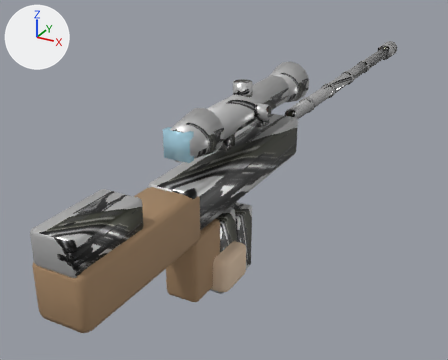
Renders of the glTF model public/assets/models/weapons/sniper.glb from each side of a commit.
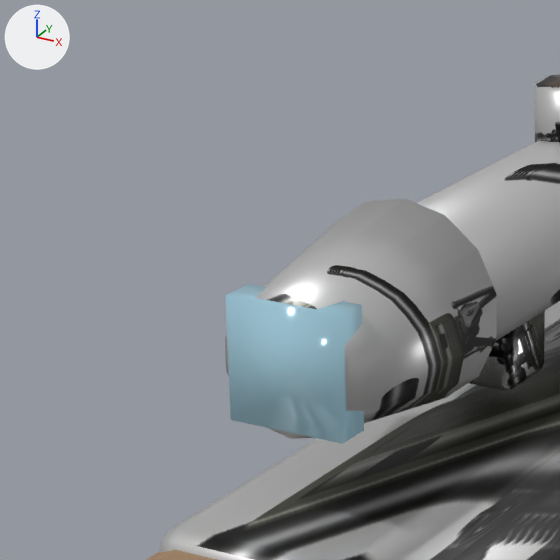
There are two pictures of each version: one whole from a 50 mm lens placed at (0.277, -0.522, 0.23), pointed at (-0.068, 0.105, -0.084), one close up on the part from 25% to 53% of the width and 17% to 53% of the height. Arrows for +X, +Y and +Z are at upper left; the lights stay in place. The older version's two pictures come first. Where no turn or scale is listed for an object, it has been applied to the vertices.

The older version as bpy lines, for what is in view:
```python
mat_glass = principled_material('glass')
mat_glass.base_color = (0.3, 0.5, 0.6)  # cyan #95bccb
mat_glass.metallic = 0.1
mat_glass.roughness = 0.12
mat_glass.emission_color = (0.06, 0.1, 0.12)  # dark cyan #455961
mat_glass.emission_strength = 1.0
me_cube = bpy.data.meshes.new('Cube')
me_cube.from_pydata(...)  # 748 vertices, 1412 faces; spans x -0.024..0.033, y -0.26..0.6, z -0.134..0.07
# faces by material slot: [568, 216, 496, 12, 12, 108]
me_cube.materials.append(mat_dark)  # picture img_sniper_ref
me_cube.materials.append(mat_wood)  # brown #a68665
me_cube.materials.append(mat_steel)  # picture img_sniper_ref
me_cube.materials.append(mat_glass)  # cyan #95bccb
me_cube.materials.append(mat_glow)  # red #ff7661, glowing red #ff7661
me_cube.materials.append(mat_skin)  # beige #e2c8ad
ob_weaponmesh = bpy.data.objects.new('WeaponMesh', me_cube)
ob_weaponmesh.location = (0.0, 0.0, 0.0)
```
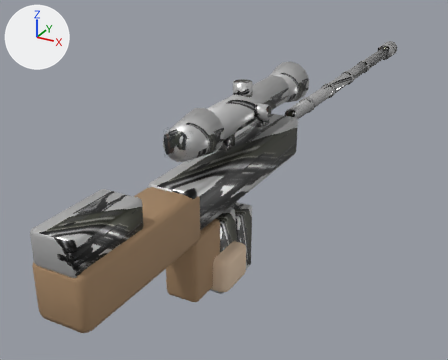
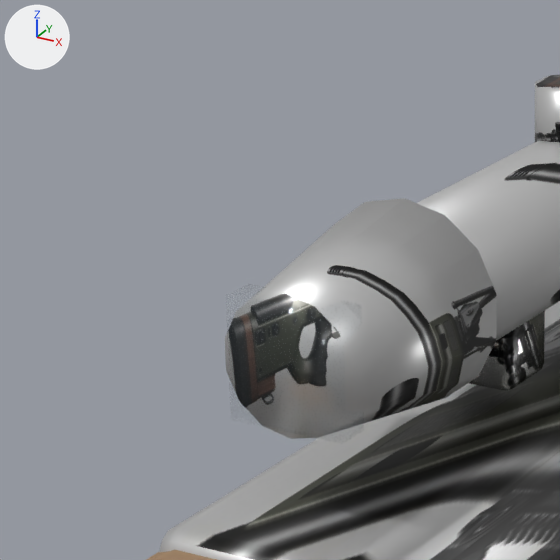
The change in detail:
Material 'glass' (mat_glass) changes colour from cyan #95bccb to pale blue #c4dae7; in linear values from (0.3, 0.5, 0.6) to (0.55, 0.7, 0.8).
In material 'glass' (mat_glass), alpha goes from 1.0 to 0.12.
In material 'glass' (mat_glass), transmission_weight is now set to 0.88.

What differs and where, as boxes [x1, y1, x2, y2] in the close-ups (560 x 560 px):
'WeaponMesh', recoloured, surface changed
    both: [225, 284, 412, 531]
